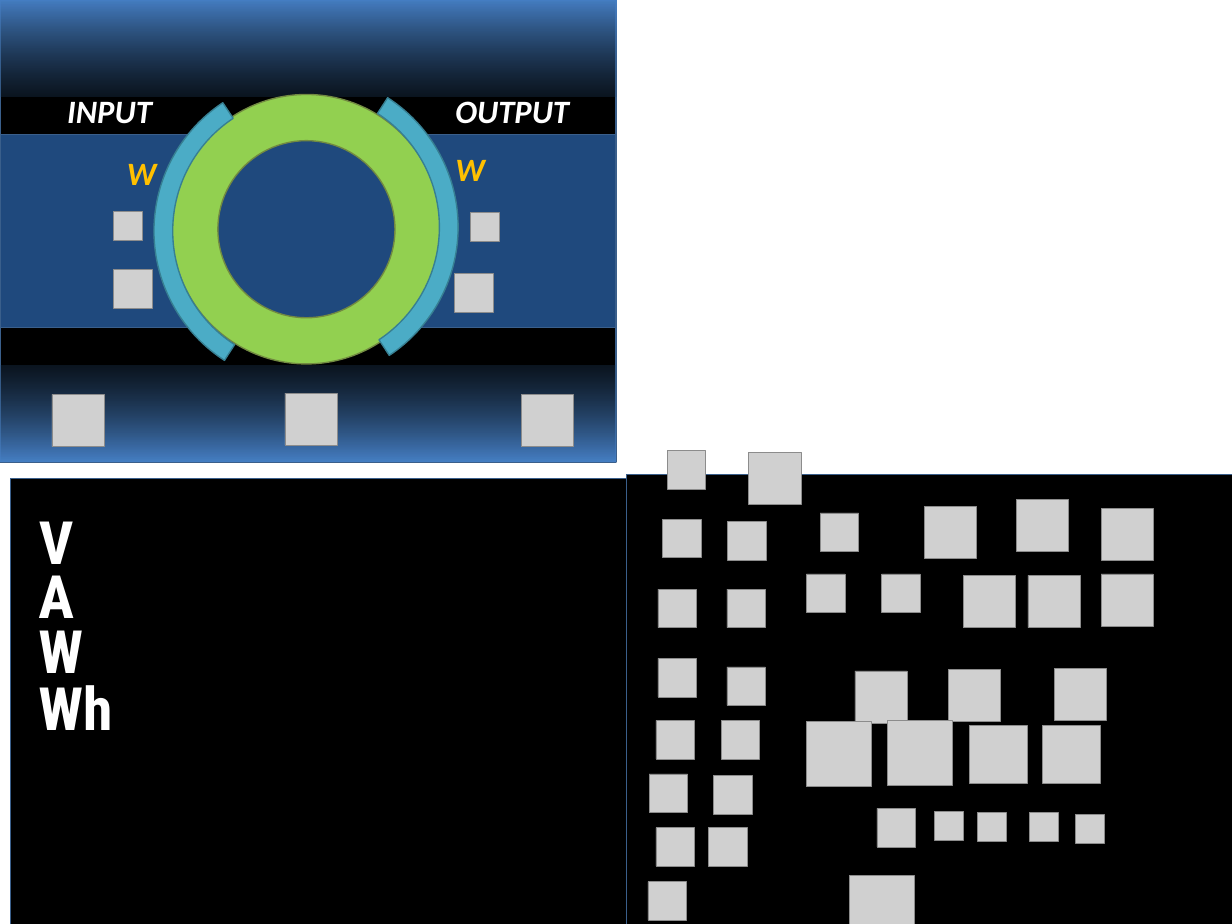
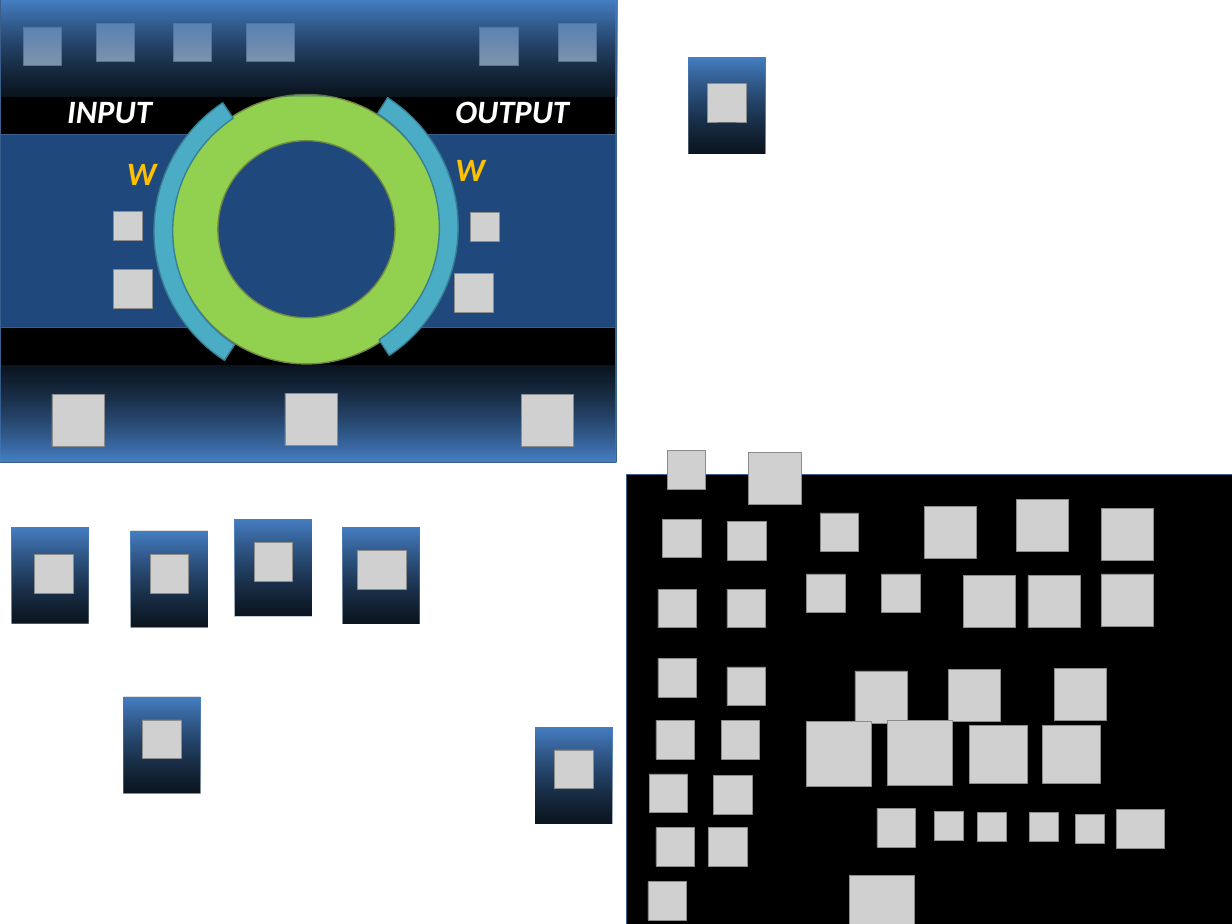
Before and after one commit to a-kbv/ESP32_NEXTION_PORTABLE_POWER_STATION, a slide deck: slide 2 of DESIGN/POWER_STATION.pptx. Drawn at 1232x924 pixels with LibreOffice and Linux fonts; fonts in the diff are those of the drawing; grey boxes stand for pictures. Boxes give left, top, right and bottom in pixels: in the first picture for what was removed or moved away, otherwise in the second. Text is boxed around its words. In the diff, an @@ line names an element or a change of style, - is before the commit and + after.

```diff
--- a/DESIGN/POWER_STATION.pptx
+++ b/DESIGN/POWER_STATION.pptx
@@ picture added at <box>23,27,62,66</box> @@
@@ picture added at <box>96,23,135,62</box> @@
@@ picture added at <box>173,23,212,62</box> @@
@@ picture added at <box>246,23,294,62</box> @@
@@ picture added at <box>480,27,518,66</box> @@
@@ picture added at <box>558,23,597,62</box> @@
@@ rectangle added at <box>688,58,765,154</box>, fill #000000 @@
@@ rectangle added at <box>688,58,765,154</box>, fill gradient #2A4C75 to #4780C5 @@
@@ picture added at <box>708,84,747,122</box> @@
@@ rectangle removed at <box>11,478,627,924</box> @@
@@ rectangle added at <box>12,527,88,623</box>, fill #000000 @@
@@ rectangle added at <box>12,528,88,624</box>, fill gradient #2A4C75 to #4780C5 @@
@@ text removed at <box>39,521,74,579</box> @@
-V
@@ rectangle added at <box>131,531,208,627</box>, fill #000000 @@
@@ rectangle added at <box>131,531,208,628</box>, fill gradient #2A4C75 to #4780C5 @@
@@ rectangle added at <box>235,520,311,616</box>, fill #000000 @@
@@ rectangle added at <box>235,520,311,616</box>, fill gradient #2A4C75 to #4780C5 @@
@@ rectangle added at <box>343,528,419,624</box>, fill #000000 @@
@@ rectangle added at <box>343,528,419,624</box>, fill gradient #2A4C75 to #4780C5 @@
@@ picture added at <box>35,554,73,593</box> @@
@@ text removed at <box>38,563,74,633</box> @@
-A
@@ picture added at <box>150,554,189,593</box> @@
@@ picture added at <box>254,543,293,581</box> @@
@@ picture added at <box>358,550,406,589</box> @@
@@ text removed at <box>38,630,83,688</box> @@
-W
@@ text removed at <box>38,685,112,730</box> @@
-Wh
@@ rectangle added at <box>124,697,200,793</box>, fill #000000 @@
@@ rectangle added at <box>124,697,200,793</box>, fill gradient #2A4C75 to #4780C5 @@
@@ picture added at <box>143,720,181,759</box> @@
@@ rectangle added at <box>535,727,612,824</box>, fill #000000 @@
@@ rectangle added at <box>535,727,612,824</box>, fill gradient #2A4C75 to #4780C5 @@
@@ picture added at <box>554,750,593,789</box> @@
@@ picture added at <box>1117,810,1165,848</box> @@
```
Also in this commit, not shown: 3 other slides changed.
